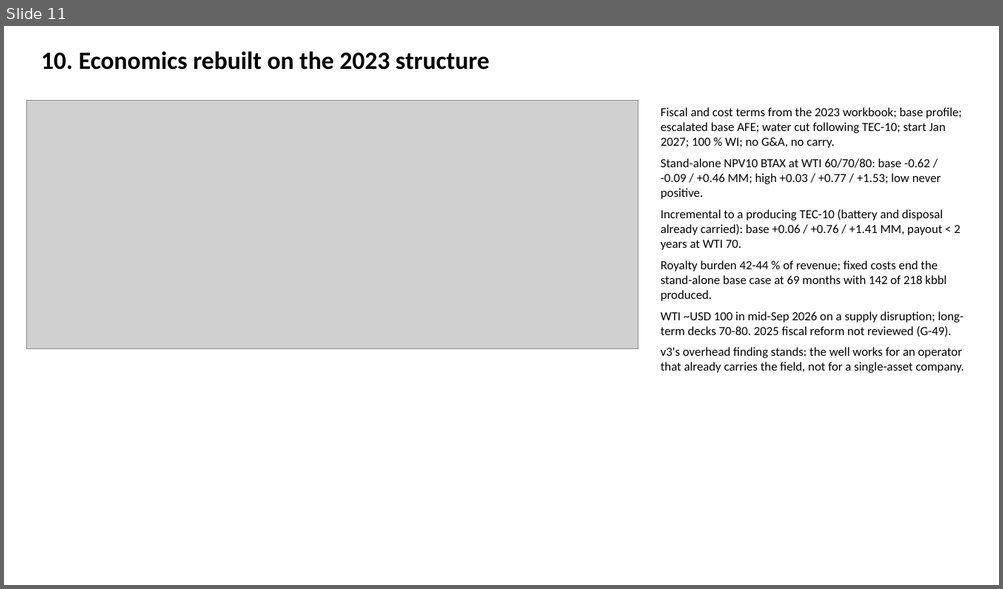
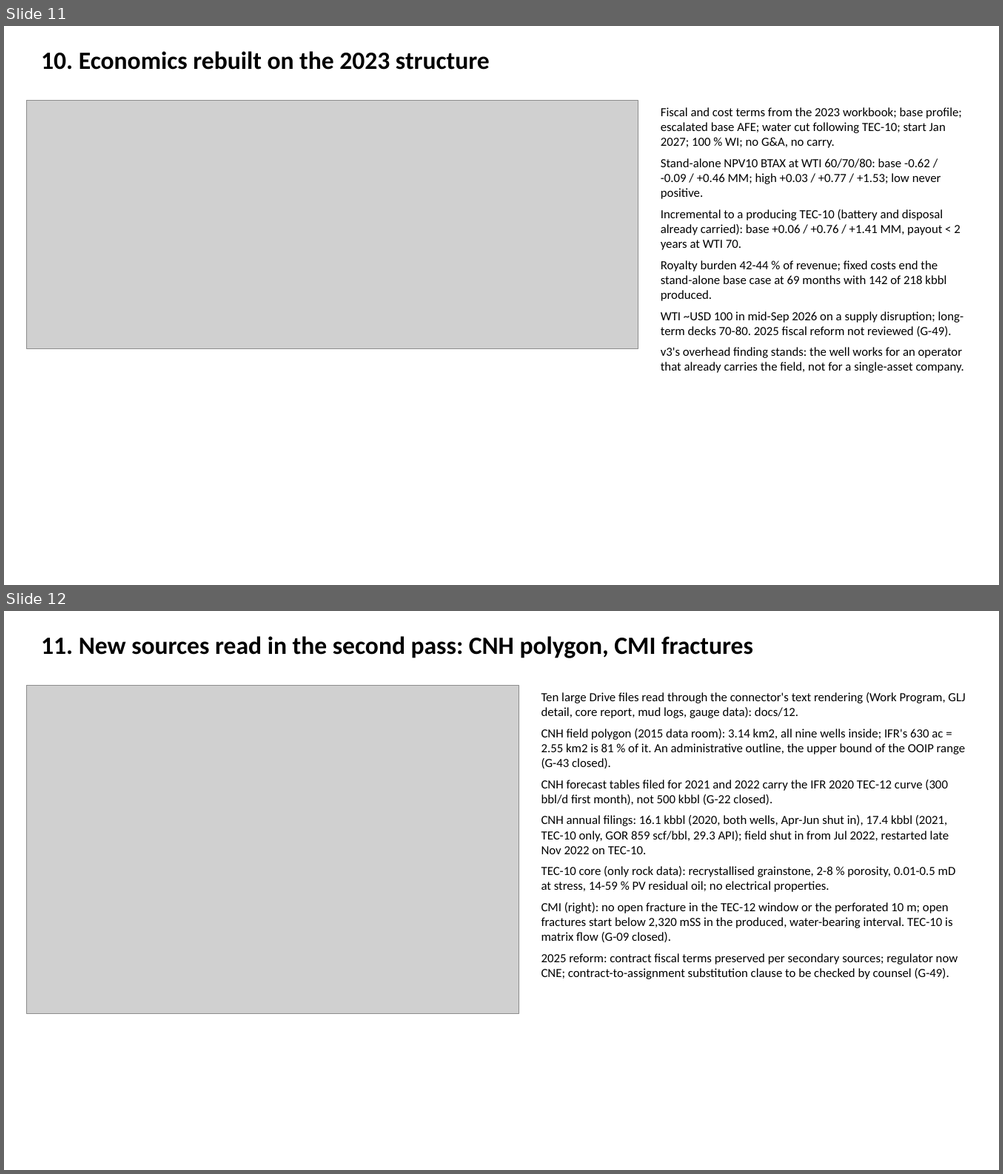
Before and after one commit to gunner1976/git_practice, a slide deck: docs/Tecolutla_TEC12_Handover.pptx. Shown one above the other, each under a label of ours: slide 11 before the commit, slides 11 and 12 after it. The pictures are 1003x589 and 1003x1174 pixels, drawn with LibreOffice and Linux fonts; fonts in the diff are those of the drawing; grey boxes stand for pictures. Boxes give left, top, right and bottom in pixels: in the first picture for what was removed or moved away, otherwise in the second. Text is boxed around its words. In the diff, an @@ line names an element or a change of style, - is before the commit and + after.

```diff
--- a/docs/Tecolutla_TEC12_Handover.pptx
+++ b/docs/Tecolutla_TEC12_Handover.pptx
@@ slide 12 added at box(4, 611, 999, 1170), background #FFFFFF @@
@@ text added at box(41, 636, 753, 658), 24 pt, text #000000, bold @@
+11. New sources read in the second pass: CNH polygon, CMI fractures
@@ picture added at box(26, 686, 519, 1014) @@
@@ text added at box(541, 692, 965, 980), 12 pt, text #000000 @@
+Ten large Drive files read through the connector's text rendering (Work Program, GLJ detail, core report, mud logs, gauge data): docs/12.
+CNH field polygon (2015 data room): 3.14 km2, all nine wells inside; IFR's 630 ac = 2.55 km2 is 81 % of it. An administrative outline, the upper bound of the OOIP range (G-43 closed).
+CNH forecast tables filed for 2021 and 2022 carry the IFR 2020 TEC-12 curve (300 bbl/d first month), not 500 kbbl (G-22 closed).
+CNH annual filings: 16.1 kbbl (2020, both wells, Apr-Jun shut in), 17.4 kbbl (2021, TEC-10 only, GOR 859 scf/bbl, 29.3 API); field shut in from Jul 2022, restarted late Nov 2022 on TEC-10.
+TEC-10 core (only rock data): recrystallised grainstone, 2-8 % porosity, 0.01-0.5 mD at stress, 14-59 % PV residual oil; no electrical properties.
+CMI (right): no open fracture in the TEC-12 window or the perforated 10 m; open fractures start below 2,320 mSS in the produced, water-bearing interval. TEC-10 is matrix flow (G-09 closed).
+2025 reform: contract fiscal terms preserved per secondary sources; regulator now CNE; contract-to-assignment substitution clause to be checked by counsel (G-49).
```
Also in this commit, not shown: 1 slide changed, 7 other files.
